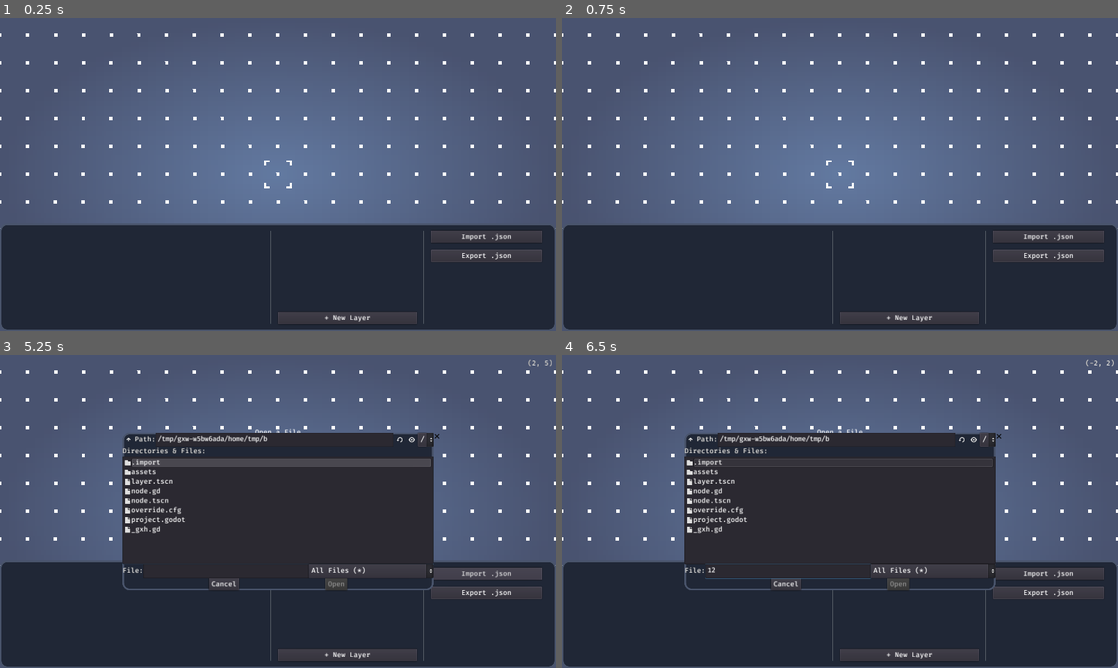
Above: before the commit, frames 1-4 (two rows, left to right).
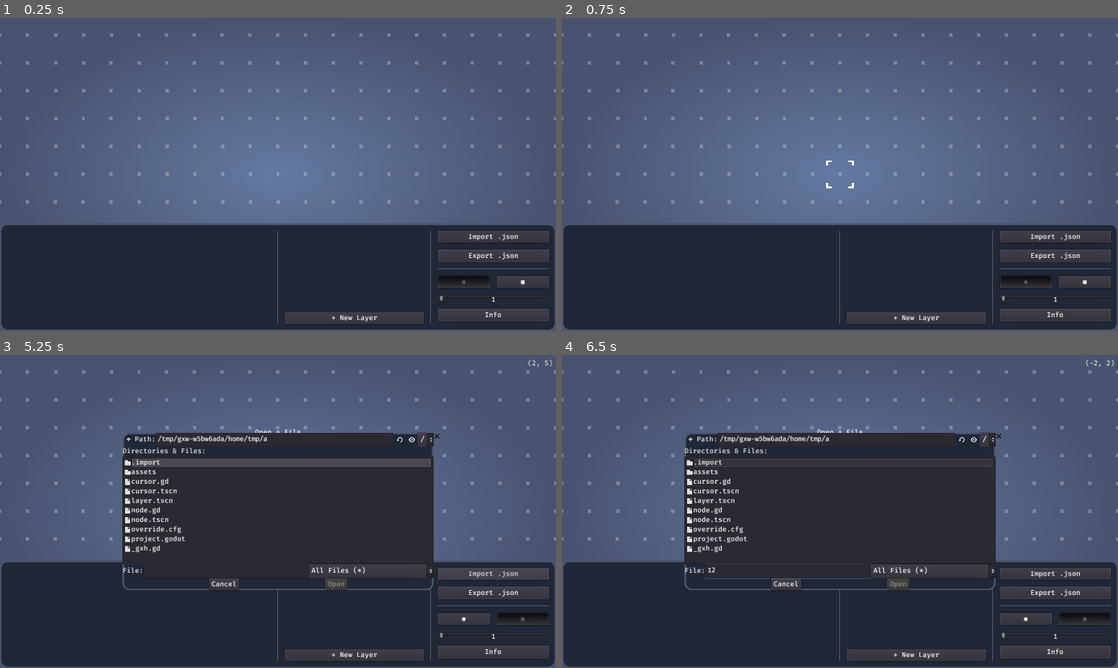
Above: after the commit, the same moments.

Repository: arcaneenergy/tilemap-level-editor
Game: Godot game, scene res://node.tscn
Two runs of this game, one before a commit and one after it. Both use one fixed random seed, a clock stepped at 60 frames per second and the inputs below.
Inputs (mouse positions are in pixels of both pictures, inside the frame that each line leads up to):
- Up to frame 1 (0.25 s): no input
- Up to frame 2 (0.75 s): click (1023, 280) at 0.5 s, where only the run after the commit has a clickable "●"
- Up to frame 3 (5.25 s): click (522, 617) at 1.25 s, where only the run after the commit has a clickable "■"; click (494, 652) at 2 s, where only the run after the commit has a clickable "Info"; click "+ New Layer" at 2.75 s; click (227, 570) at 3.52 s; type "12" at 3.6 s; click "+ New Layer" at 4.25 s; click "Import .json" at 5 s
- Up to frame 4 (6.5 s): click (789, 570) at 5.77 s; type "12" at 5.85 s

The runs differ from the first frame. In frame 1, 2.8% of the frame differs, in the area x 0-100%, y 4-98%; in frame 2, 2.8%; in frame 3, 3.0%; in frame 4, 3.0%.

Commit message:
Brush types

Diff:
--- /dev/null
+++ b/cursor.gd
@@ -0,0 +1,3 @@
+extends Sprite
+
+var offset_pos: Vector2
--- /dev/null
+++ b/cursor.tscn
@@ -0,0 +1,9 @@
+[gd_scene load_steps=3 format=2]
+
+[ext_resource path="res://assets/sprites/cursor.png" type="Texture" id=1]
+[ext_resource path="res://cursor.gd" type="Script" id=2]
+
+[node name="Cursor" type="Sprite"]
+scale = Vector2( 4, 4 )
+texture = ExtResource( 1 )
+script = ExtResource( 2 )
--- a/node.gd
+++ b/node.gd
@@ -10,14 +10,23 @@
 onready var _fd_new_layer: FileDialog = $"%FileDialogNewLayer"
 onready var _grid: Sprite = $Grid
 onready var _lbl_position: Label = $"%LabelPosition"
-onready var _cursor: Sprite = $"%Cursor"
+onready var _btn_circle: Button = $"%ShapeContainer/ButtonCircle"
+onready var _btn_square: Button = $"%ShapeContainer/ButtonSquare"
+onready var _hslider_size_lbl: Label = $"%HSliderSize/Label"
+onready var _cursor_container: Node2D = $CursorContainer
+
+enum BrushShape { CIRCLE, SQUARE }
 
 var _initial_drag_pos: Vector2
 var _layers := {}
 var _current_layer := ""
 var _selected_tile := -1
+var _current_shape := 0
+var _current_size := 1
+var _cursors := []
 
 const CAMERA_MOVE_SPEED := 100
+const CURSOR := preload("res://cursor.tscn")
 
 func _process(delta: float) -> void:
 	if Input.is_action_pressed("move_up"):
@@ -50,7 +59,11 @@
 
 	var mouse_pos = get_global_mouse_position() / 64
 	var place_pos := Vector2(floor(mouse_pos.x), floor(mouse_pos.y))
-	_cursor.position = place_pos * 64 + Vector2.ONE * 32
+	for c in _cursors:
+#		c.position += place_pos * 64 + Vector2.ONE * 32
+#		c.position += c.initial_pos + place_pos
+		c.position = place_pos * 64 + Vector2.ONE * 32 + c.offset_pos
+#	_cursor.position = place_pos * 64 + Vector2.ONE * 32
 	_lbl_position.text = str(place_pos)
 
 	if _current_layer.empty(): return
@@ -70,7 +83,6 @@
 		i.self_modulate = Color.white
 	layer.get_node("MarginContainer/VBoxContainer/HBoxContainer/CheckBox").set_pressed_no_signal(true)
 	layer.self_modulate = Color.blue
-
 
 	_clear_ts_container()
 
@@ -242,3 +254,50 @@
 ##	tm.tile_set.
 ##	tm.scale = Vector2.ONE * size / 4
 #	_grid.scale = Vector2.ONE * (size / 16)
+
+
+func _on_ButtonCircle_toggled(button_pressed: bool) -> void:
+	_btn_circle.set_pressed_no_signal(true)
+	_btn_square.set_pressed_no_signal(false)
+	_current_shape = BrushShape.CIRCLE
+	_set_new_cursor_shape()
+
+func _on_ButtonSquare_toggled(button_pressed: bool) -> void:
+	_btn_circle.set_pressed_no_signal(false)
+	_btn_square.set_pressed_no_signal(true)
+	_current_shape = BrushShape.SQUARE
+	_set_new_cursor_shape()
+
+func _on_HSliderSize_value_changed(value: float) -> void:
+	_hslider_size_lbl.text = "%dx" % int(value)
+	_current_size = int(value)
+	_set_new_cursor_shape()
+
+func _set_new_cursor_shape() -> void:
+	for i in _cursor_container.get_children():
+		i.queue_free()
+	_cursors.clear()
+
+	match _current_shape:
+		BrushShape.CIRCLE:
+			var half_size := int(floor(_current_size * 0.5))
+			for x in range(-half_size, half_size + 1):
+				for y in range(-half_size, half_size + 1):
+					if pow(x, 2) + pow(y, 2) <= pow(half_size, 2):
+						var c: Sprite = CURSOR.instance()
+						c.offset_pos = 16 * 4 * Vector2(x, y)
+						_cursor_container.add_child(c)
+						_cursors.push_back(c)
+		BrushShape.SQUARE:
+			var half_size := int(floor(_current_size * 0.5))
+			for x in range(-half_size, half_size + 1):
+				for y in range(-half_size, half_size + 1):
+					var c: Sprite = CURSOR.instance()
+					c.offset_pos = 16 * 4 * Vector2(x, y)
+					_cursor_container.add_child(c)
+					_cursors.push_back(c)
+		_:
+			pass
+
+func _on_ButtonInfo_pressed() -> void:
+	pass # Replace with function body.
--- a/node.tscn
+++ b/node.tscn
@@ -1,9 +1,8 @@
-[gd_scene load_steps=10 format=2]
+[gd_scene load_steps=9 format=2]
 
 [ext_resource path="res://node.gd" type="Script" id=1]
 [ext_resource path="res://assets/sprites/grid.png" type="Texture" id=2]
 [ext_resource path="res://assets/firacode/firacode_medium.ttf" type="DynamicFontData" id=3]
-[ext_resource path="res://assets/sprites/cursor.png" type="Texture" id=4]
 
 [sub_resource type="Gradient" id=5]
 colors = PoolColorArray( 0.392975, 0.482475, 0.636719, 1, 0.293976, 0.33181, 0.445313, 1 )
@@ -501,6 +500,7 @@
 expand = true
 
 [node name="Grid" type="Sprite" parent="."]
+self_modulate = Color( 1, 1, 1, 0.25098 )
 scale = Vector2( 4, 4 )
 texture = ExtResource( 2 )
 region_enabled = true
@@ -516,10 +516,7 @@
 "_edit_lock_": true
 }
 
-[node name="Cursor" type="Sprite" parent="."]
-unique_name_in_owner = true
-scale = Vector2( 4, 4 )
-texture = ExtResource( 4 )
+[node name="CursorContainer" type="Node2D" parent="."]
 
 [node name="CanvasLayer" type="CanvasLayer" parent="."]
 
@@ -558,28 +555,28 @@
 custom_constants/separation = 16
 
 [node name="ScrollContainer" type="ScrollContainer" parent="CanvasLayer/Control/Panel/MarginContainer/HBoxContainer"]
-margin_right = 592.0
+margin_right = 608.0
 margin_bottom = 215.0
 input_pass_on_modal_close_click = false
 size_flags_horizontal = 3
 
 [node name="TilesetContainer" type="HFlowContainer" parent="CanvasLayer/Control/Panel/MarginContainer/HBoxContainer/ScrollContainer"]
 unique_name_in_owner = true
-margin_right = 592.0
+margin_right = 608.0
 input_pass_on_modal_close_click = false
 size_flags_horizontal = 3
 custom_constants/vseparation = 16
 custom_constants/hseparation = 16
 
 [node name="VSeparator" type="VSeparator" parent="CanvasLayer/Control/Panel/MarginContainer/HBoxContainer"]
-margin_left = 608.0
-margin_right = 608.0
+margin_left = 624.0
+margin_right = 624.0
 margin_bottom = 215.0
 input_pass_on_modal_close_click = false
 
 [node name="VBoxContainer3" type="VBoxContainer" parent="CanvasLayer/Control/Panel/MarginContainer/HBoxContainer"]
-margin_left = 624.0
-margin_right = 944.0
+margin_left = 640.0
+margin_right = 960.0
 margin_bottom = 215.0
 rect_min_size = Vector2( 320, 0 )
 input_pass_on_modal_close_click = false
@@ -607,14 +604,14 @@
 text = "+ New Layer"
 
 [node name="VSeparator2" type="VSeparator" parent="CanvasLayer/Control/Panel/MarginContainer/HBoxContainer"]
-margin_left = 960.0
-margin_right = 960.0
+margin_left = 976.0
+margin_right = 976.0
 margin_bottom = 215.0
 input_pass_on_modal_close_click = false
 
 [node name="VBoxContainer" type="VBoxContainer" parent="CanvasLayer/Control/Panel/MarginContainer/HBoxContainer"]
-margin_left = 976.0
-margin_right = 1232.0
+margin_left = 992.0
+margin_right = 1248.0
 margin_bottom = 215.0
 rect_min_size = Vector2( 256, 0 )
 input_pass_on_modal_close_click = false
@@ -635,11 +632,67 @@
 input_pass_on_modal_close_click = false
 text = "Export .json"
 
-[node name="HSplitContainer" type="HSplitContainer" parent="CanvasLayer/Control/Panel/MarginContainer/HBoxContainer"]
-margin_left = 1248.0
-margin_right = 1248.0
-margin_bottom = 215.0
-input_pass_on_modal_close_click = false
+[node name="HSeparator" type="HSeparator" parent="CanvasLayer/Control/Panel/MarginContainer/HBoxContainer/VBoxContainer"]
+margin_top = 88.0
+margin_right = 256.0
+margin_bottom = 88.0
+
+[node name="ShapeContainer" type="HBoxContainer" parent="CanvasLayer/Control/Panel/MarginContainer/HBoxContainer/VBoxContainer"]
+unique_name_in_owner = true
+margin_top = 104.0
+margin_right = 256.0
+margin_bottom = 132.0
+custom_constants/separation = 16
+
+[node name="ButtonCircle" type="Button" parent="CanvasLayer/Control/Panel/MarginContainer/HBoxContainer/VBoxContainer/ShapeContainer"]
+margin_right = 120.0
+margin_bottom = 28.0
+focus_mode = 0
+input_pass_on_modal_close_click = false
+size_flags_horizontal = 3
+size_flags_vertical = 3
+toggle_mode = true
+pressed = true
+text = "●"
+
+[node name="ButtonSquare" type="Button" parent="CanvasLayer/Control/Panel/MarginContainer/HBoxContainer/VBoxContainer/ShapeContainer"]
+margin_left = 136.0
+margin_right = 256.0
+margin_bottom = 28.0
+focus_mode = 0
+input_pass_on_modal_close_click = false
+size_flags_horizontal = 3
+size_flags_vertical = 3
+toggle_mode = true
+text = "■"
+
+[node name="HSliderSize" type="HSlider" parent="CanvasLayer/Control/Panel/MarginContainer/HBoxContainer/VBoxContainer"]
+unique_name_in_owner = true
+margin_top = 148.0
+margin_right = 256.0
+margin_bottom = 164.0
+focus_mode = 0
+input_pass_on_modal_close_click = false
+min_value = 1.0
+max_value = 8.0
+value = 1.0
+rounded = true
+
+[node name="Label" type="Label" parent="CanvasLayer/Control/Panel/MarginContainer/HBoxContainer/VBoxContainer/HSliderSize"]
+anchor_right = 1.0
+anchor_bottom = 1.0
+input_pass_on_modal_close_click = false
+text = "1"
+align = 1
+valign = 1
+
+[node name="ButtonInfo" type="Button" parent="CanvasLayer/Control/Panel/MarginContainer/HBoxContainer/VBoxContainer"]
+margin_top = 180.0
+margin_right = 256.0
+margin_bottom = 208.0
+focus_mode = 0
+input_pass_on_modal_close_click = false
+text = "Info"
 
 [node name="FileDialogImportJson" type="FileDialog" parent="CanvasLayer/Control"]
 unique_name_in_owner = true
@@ -708,6 +761,10 @@
 [connection signal="pressed" from="CanvasLayer/Control/Panel/MarginContainer/HBoxContainer/VBoxContainer3/ButtonNewLayer" to="." method="_on_ButtonNewLayer_pressed"]
 [connection signal="pressed" from="CanvasLayer/Control/Panel/MarginContainer/HBoxContainer/VBoxContainer/ButtonImport" to="." method="_on_ButtonImport_pressed"]
 [connection signal="pressed" from="CanvasLayer/Control/Panel/MarginContainer/HBoxContainer/VBoxContainer/ButtonExport" to="." method="_on_ButtonExport_pressed"]
+[connection signal="toggled" from="CanvasLayer/Control/Panel/MarginContainer/HBoxContainer/VBoxContainer/ShapeContainer/ButtonCircle" to="." method="_on_ButtonCircle_toggled"]
+[connection signal="toggled" from="CanvasLayer/Control/Panel/MarginContainer/HBoxContainer/VBoxContainer/ShapeContainer/ButtonSquare" to="." method="_on_ButtonSquare_toggled"]
+[connection signal="value_changed" from="CanvasLayer/Control/Panel/MarginContainer/HBoxContainer/VBoxContainer/HSliderSize" to="." method="_on_HSliderSize_value_changed"]
+[connection signal="pressed" from="CanvasLayer/Control/Panel/MarginContainer/HBoxContainer/VBoxContainer/ButtonInfo" to="." method="_on_ButtonInfo_pressed"]
 [connection signal="file_selected" from="CanvasLayer/Control/FileDialogImportJson" to="." method="_on_FileDialogImportJson_file_selected"]
 [connection signal="file_selected" from="CanvasLayer/Control/FileDialogExportJson" to="." method="_on_FileDialogExportJson_file_selected"]
 [connection signal="file_selected" from="CanvasLayer/Control/FileDialogNewLayer" to="." method="_on_FileDialogNewLayer_file_selected"]
